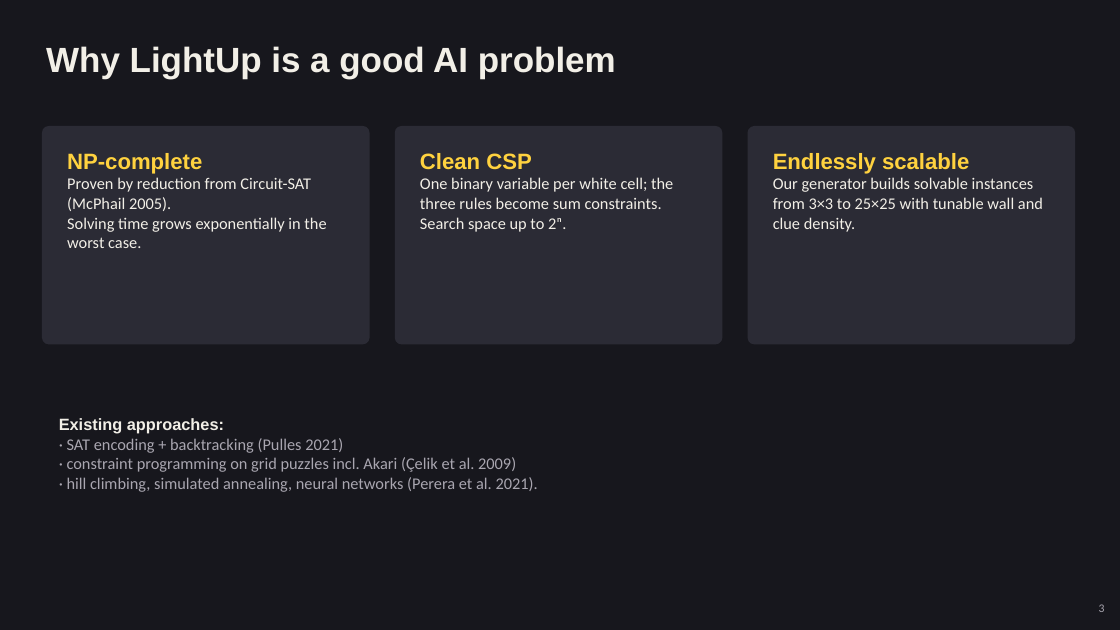
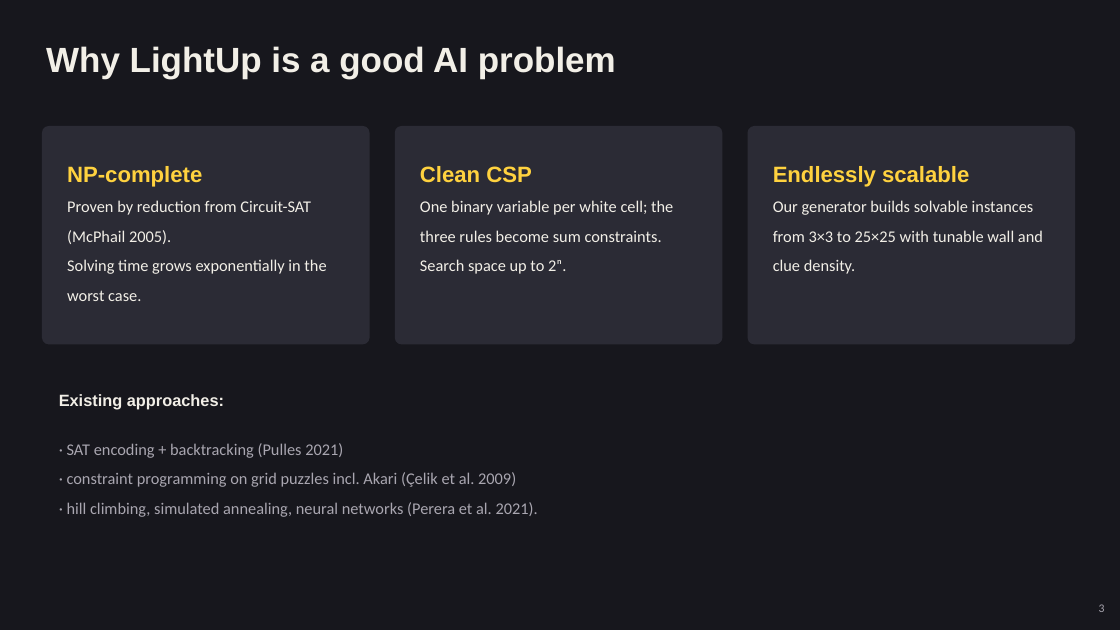
Before and after one commit to AnnieBaghumyan/LightUp, a slide deck: slide 3 of docs/presentation.pptx. Drawn at 1120x630 pixels with LibreOffice and Linux fonts; fonts in the diff are those of the drawing. Boxes give left, top, right and bottom in pixels: in the first picture for what was removed or moved away, otherwise in the second. Text is boxed around its words. In the diff, an @@ line names an element or a change of style, - is before the commit and + after.

```diff
--- a/docs/presentation.pptx
+++ b/docs/presentation.pptx
@@ line spacing 1 to 1.5 in 3 elements at (67,166,326,301), (420,166,673,274), (773,166,1043,274) @@
@@ text at (67,443,538,517): line spacing 1 to 1.5 @@
```
Also in this commit, not shown: 8 other slides changed, 1 other file.
